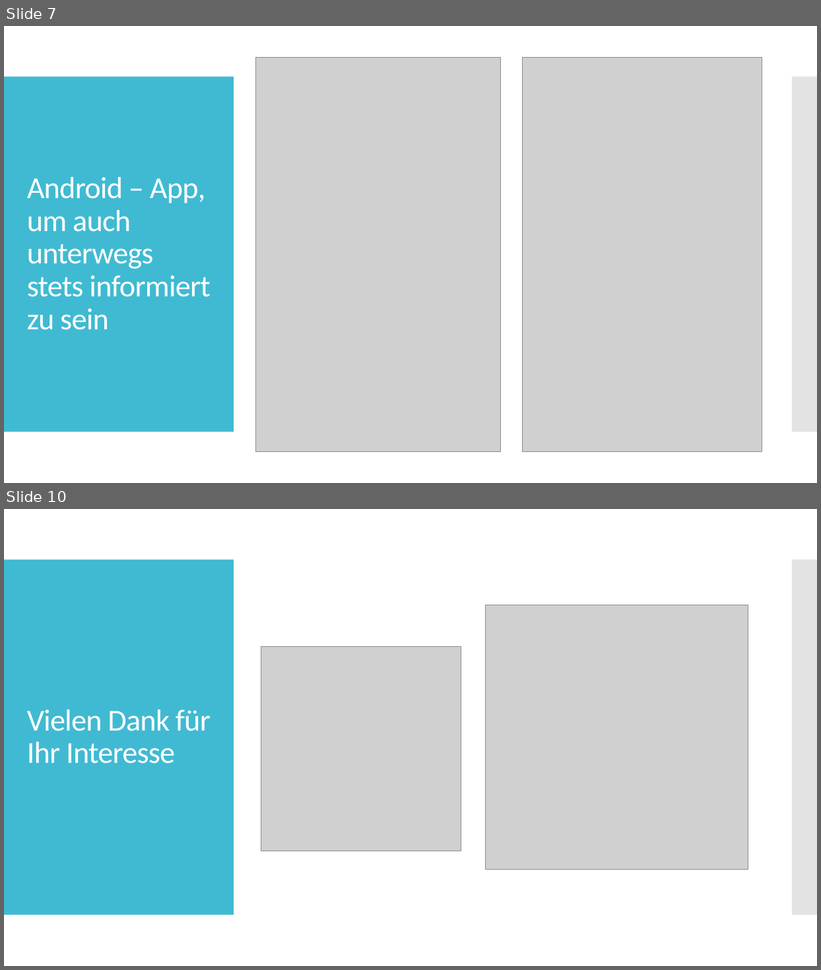
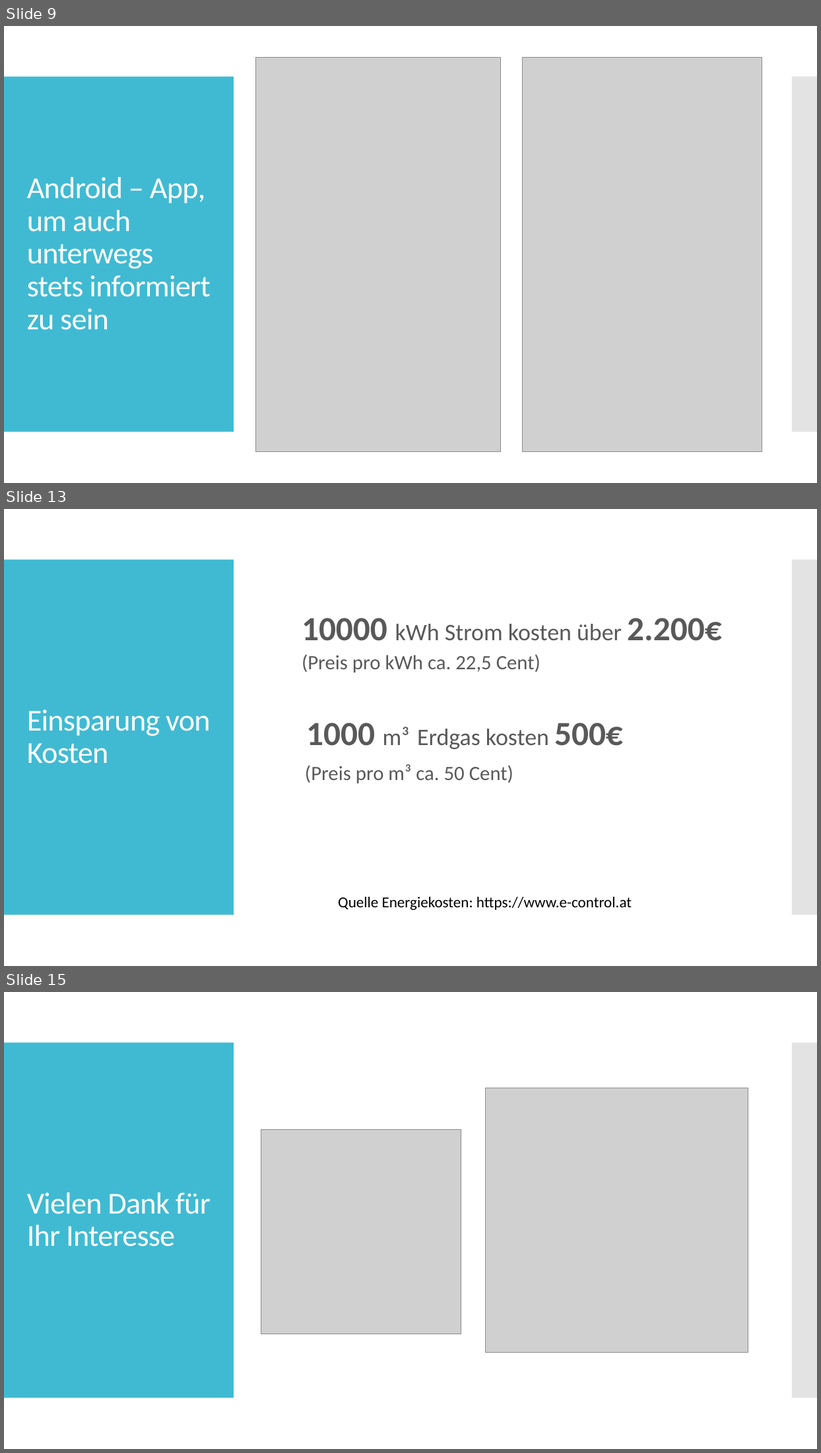
Before and after one commit to SebastianMandl/AEMS, a slide deck: Planung/Praesentationen/Praesentation_Firmentag.pptx. Shown one above the other, each under a label of ours: slides 7 and 10 before the commit, slides 9, 13 and 15 after it; the slides between them are not shown. The pictures are 821x970 and 821x1453 pixels, drawn with LibreOffice and Linux fonts; fonts in the diff are those of the drawing; grey boxes stand for pictures. Boxes give left, top, right and bottom in pixels: in the first picture for what was removed or moved away, otherwise in the second. Text is boxed around its words. In the diff, an @@ line names an element or a change of style, - is before the commit and + after.

```diff
--- a/Planung/Praesentationen/Praesentation_Firmentag.pptx
+++ b/Planung/Praesentationen/Praesentation_Firmentag.pptx
@@ slide 13 added at [4, 509, 817, 966], background #FFFFFF; not listed: 2 template elements that a slide beside it also shows @@
@@ text added at [302, 618, 722, 784], 24 pt, text #595959 @@
+  10000 kWh Strom kosten über 2.200€
+  (Preis pro kWh ca. 22,5 Cent)
+1000 m³ Erdgas kosten 500€
+(Preis pro m³ ca. 50 Cent)
@@ title added at [27, 710, 210, 764], 36 pt, text #FFFFFF @@
+Einsparung von Kosten
@@ text added at [338, 897, 632, 910], 18 pt, text #000000 @@
+Quelle Energiekosten: https://www.e-control.at
@@ what was slide 7 is now slide 9 @@
@@ what was slide 10 is now slide 15 @@
```
Also in this commit, not shown: 2 slides changed, 4 other slides added, 2 other files.
